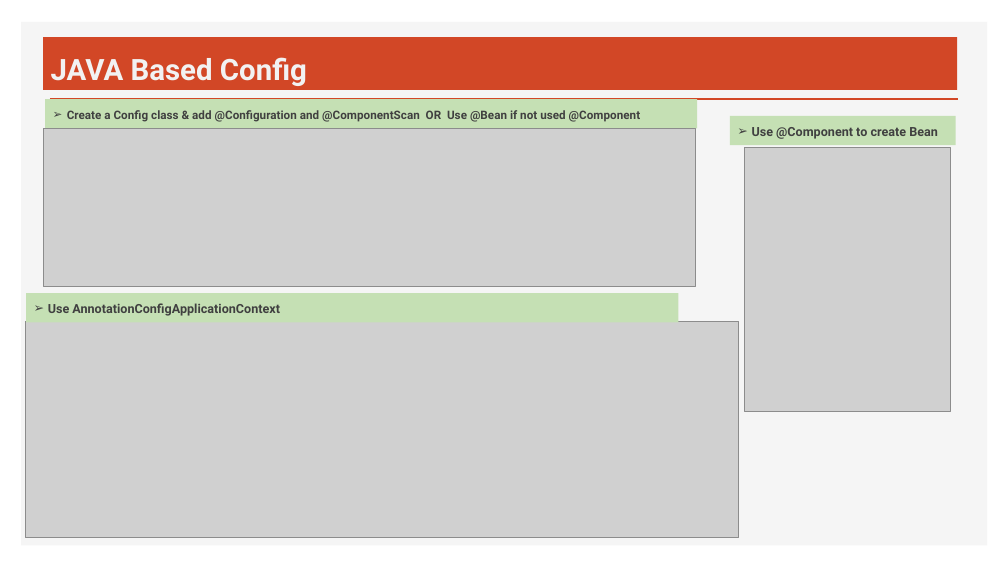
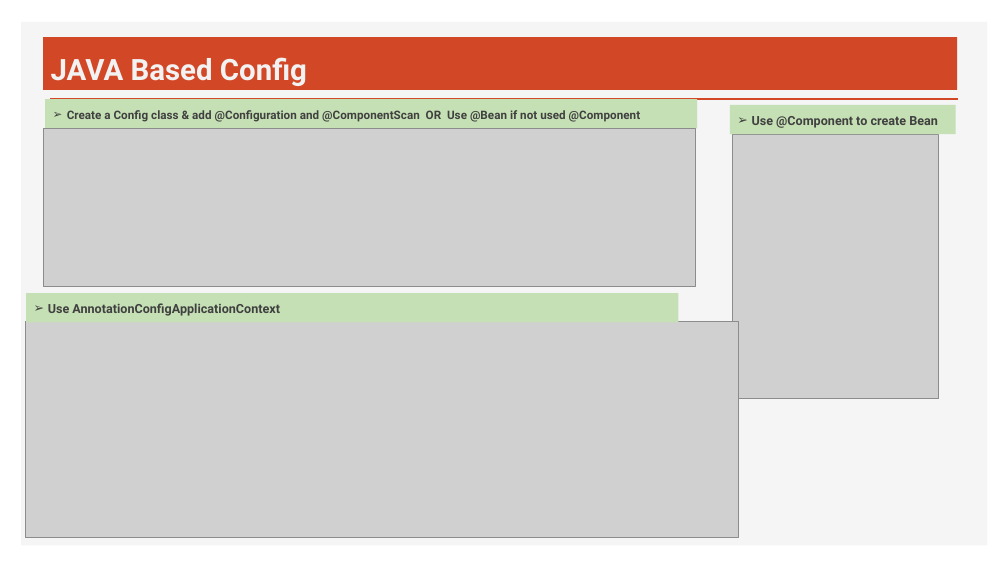
Before and after one commit to avishekBS/springFramework, a slide deck: slide 6 of Spring Framework.pptx. Drawn at 1008x567 pixels with LibreOffice and Linux fonts; fonts in the diff are those of the drawing; grey boxes stand for pictures. Boxes give left, top, right and bottom in pixels: in the first picture for what was removed or moved away, otherwise in the second. Text is boxed around its words. In the diff, an @@ line names an element or a change of style, - is before the commit and + after.

```diff
--- a/Spring Framework.pptx
+++ b/Spring Framework.pptx
@@ rectangle "Use @Component to create Bean": place and size @@
-rectangle "Use @Component to create Bean" at [730, 116, 956, 145]
+rectangle "Use @Component to create Bean" at [730, 105, 956, 135]
@@ picture: place and size @@
-picture at [745, 147, 951, 411]
+picture at [733, 135, 939, 399]
```
Also in this commit, not shown: 4 other slides changed, 1 slide added.
